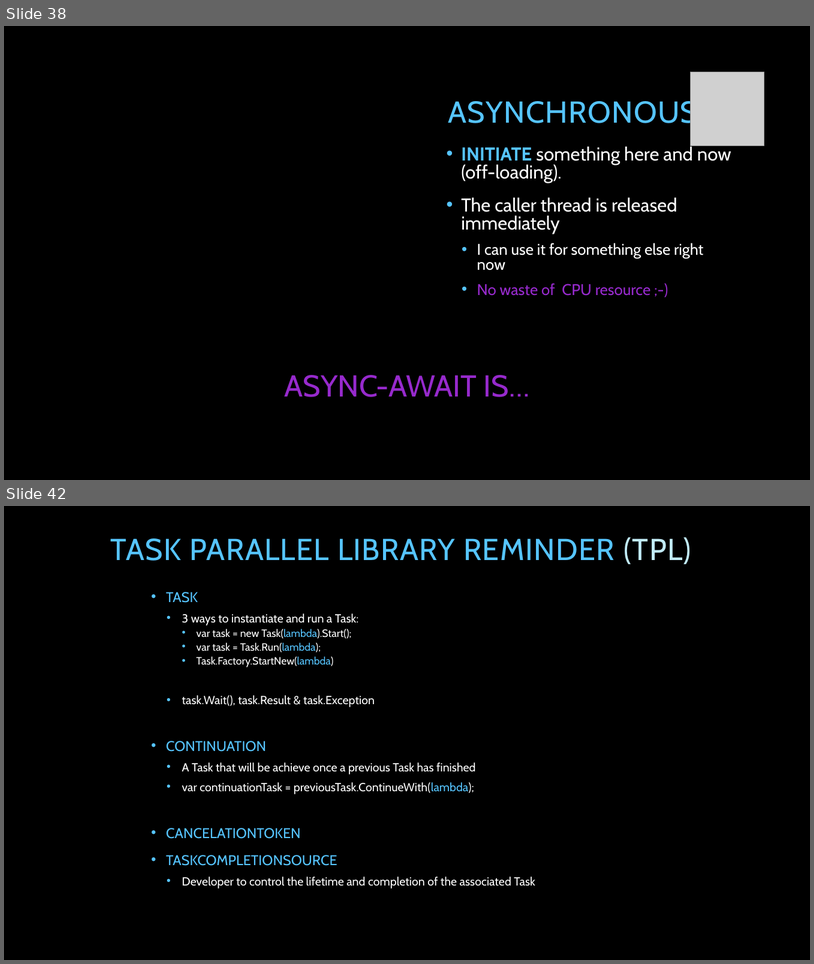
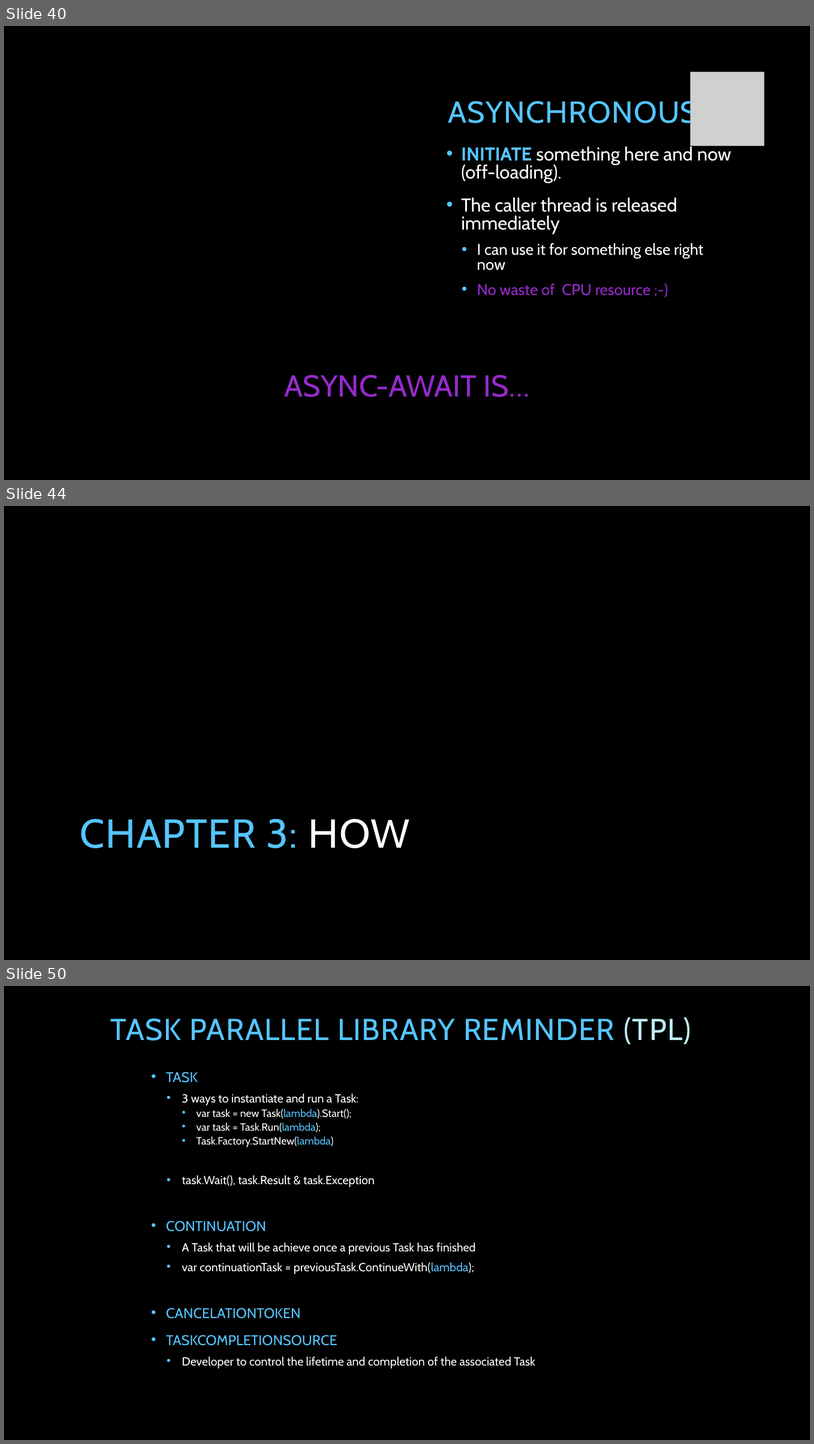
Before and after one commit to tpierrain/talk-AsyncAwait, a slide deck: AsyncAwait...ohWait.pptx. Shown one above the other, each under a label of ours: slides 38 and 42 before the commit, slides 40, 44 and 50 after it; the slides between them are not shown. The pictures are 814x964 and 814x1444 pixels, drawn with LibreOffice and Linux fonts; fonts in the diff are those of the drawing; grey boxes stand for pictures; background and template pictures are left out. Boxes give left, top, right and bottom in pixels: in the first picture for what was removed or moved away, otherwise in the second. Text is boxed around its words. In the diff, an @@ line names an element or a change of style, - is before the commit and + after.

```diff
--- a/AsyncAwait...ohWait.pptx
+++ b/AsyncAwait...ohWait.pptx
@@ slide 44 added at box(4, 506, 810, 960), background picture (left out) @@
@@ title added at box(80, 819, 410, 848), 48 pt, text #56C5FF @@
+CHAPTER 3: HOW
@@ what was slide 38 is now slide 40 @@
@@ what was slide 42 is now slide 50 @@
```
Also in this commit, not shown: 7 slides changed, 10 other slides added, 2 slides removed.
